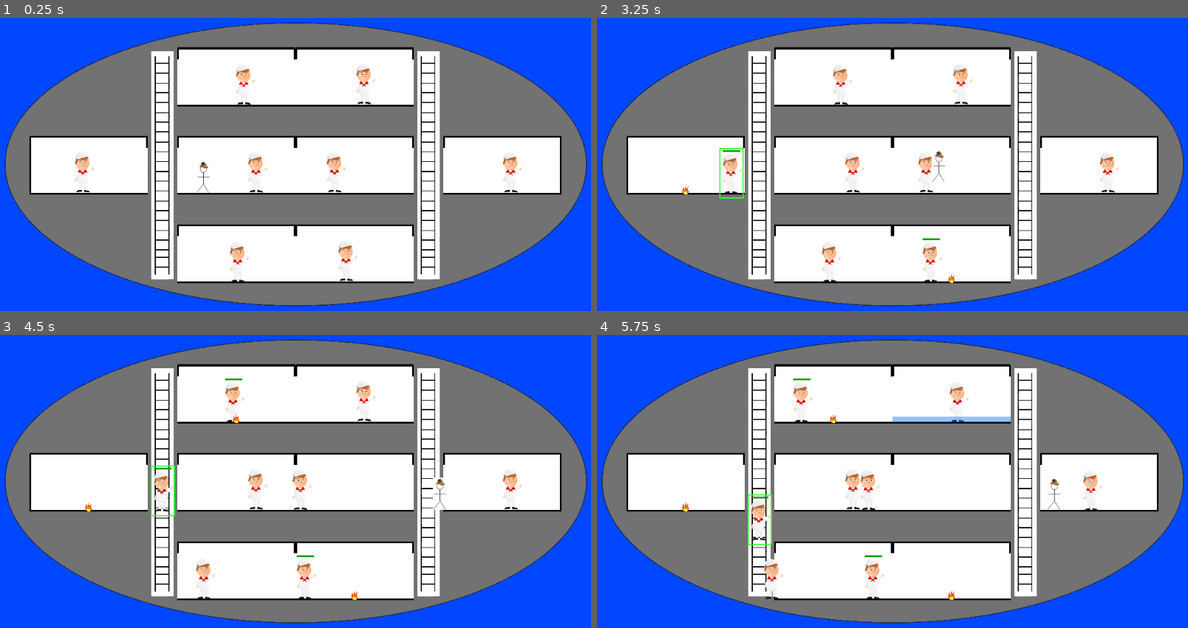
Above: before the commit, frames 1-4 (two rows, left to right).
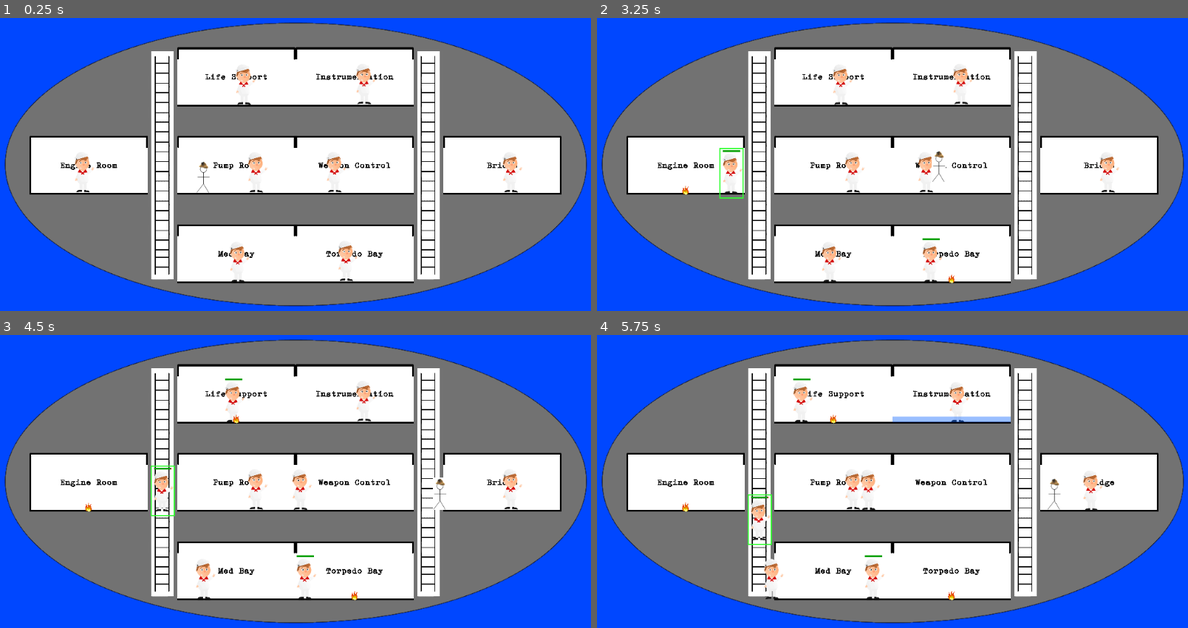
Above: after the commit, the same moments.

Repository: danielcannell/deep-clue-sea
Game: Godot game, scene res://Main.tscn
The game is run twice, just before and just after one commit, with the same random seed, the same clock (stepped at 60 frames per second) and the same inputs.
Inputs (mouse positions are in pixels of both pictures, inside the frame that each line leads up to):
- Up to frame 1 (0.25 s): no input
- Up to frame 2 (3.25 s): tap Enter at 0.5 s; move the mouse to (685, 164) at 0.52 s; hold D (move_right) 0.53-2.03 s; click (685, 164) at 0.67 s; tap Space (jump) at 0.77, 1.52, 3.02 s; move the mouse to (951, 76) at 1.27 s; click (951, 76) at 1.42 s; move the mouse to (951, 164) at 2.02 s; hold A (move_left) 2.03-2.78 s; click (951, 164) at 2.17 s; move the mouse to (951, 252) at 2.77 s; hold D (move_right) from 2.78 s (still down); click (951, 252) at 2.92 s
- Up to frame 3 (4.5 s): move the mouse to (236, 393) at 3.52 s; click (236, 393) at 3.67 s; tap Space (jump) at 3.77 s; move the mouse to (236, 481) at 4.27 s; release D (move_right) at 4.28 s; hold A (move_left) from 4.28 s (still down); click (236, 481) at 4.42 s
- Up to frame 4 (5.75 s): tap Space (jump) at 4.52 s; move the mouse to (833, 569) at 5.02 s; release A (move_left) at 5.03 s; hold D (move_right) from 5.03 s (still down); click (833, 569) at 5.17 s

The runs differ from the first frame. In frame 1, 0.7% of the frame differs, in the area x 10-88%, y 18-82%; in frame 2, 0.7%; in frame 3, 0.8%; in frame 4, 0.8%.

Commit message:
Add a name label to each room

Diff:
--- a/External Resources/Fonts/GNUTypewriter48pt.tres
+++ b/External Resources/Fonts/GNUTypewriter48pt.tres
@@ -4,7 +4,7 @@
 
 [resource]
 
-size = 48
+size = 72
 use_mipmaps = false
 use_filter = false
 font_data = ExtResource( 1 )
--- a/Globals.gd
+++ b/Globals.gd
@@ -19,6 +19,17 @@
     LowerRightLadder,
 }
 
+const ROOM_NAMES = [
+    "Engine Room",
+    "Instrumentation",
+    "Weapon Control",
+    "Torpedo Bay",
+    "Life Support",
+    "Pump Room",
+    "Med Bay",
+    "Bridge",
+]
+
 const ROOMS_LIST = [
     Rooms.EngineRoom,
     Rooms.Instrumentation,
--- a/room/Room.gd
+++ b/room/Room.gd
@@ -8,7 +8,6 @@
 
 var m_fire = 0.0
 var m_flooding = 0.0
-var m_id = null
 
 signal clicked(room)
 
@@ -36,11 +35,8 @@
         if event.button_index == BUTTON_RIGHT and event.pressed:
             emit_signal("clicked", self)
 
-func id():
-    return m_id
-
-func set_id(id):
-    m_id = id
+func set_name(name):
+    get_node("RoomName").set_text(name)
 
 func start_fire():
     if m_fire <= 0.0 and m_flooding <= 0.0:
--- a/room/Room.tscn
+++ b/room/Room.tscn
@@ -1,7 +1,8 @@
-[gd_scene load_steps=4 format=2]
+[gd_scene load_steps=5 format=2]
 
 [ext_resource path="res://room/Room.gd" type="Script" id=1]
 [ext_resource path="res://submarine/fire.png" type="Texture" id=2]
+[ext_resource path="res://External Resources/Fonts/GNUTypewriter48pt.tres" type="DynamicFont" id=3]
 
 [sub_resource type="RectangleShape2D" id=1]
 
@@ -62,3 +63,29 @@
 size_flags_vertical = 1
 color = Color( 0, 0.367188, 1, 0.392274 )
 _sections_unfolded = [ "Anchor", "Mouse", "Rect" ]
+
+[node name="RoomName" type="Label" parent="." index="3"]
+
+anchor_left = 0.0
+anchor_top = 0.0
+anchor_right = 0.0
+anchor_bottom = 0.0
+margin_left = -512.0
+margin_top = -256.0
+margin_right = 512.0
+margin_bottom = 256.0
+rect_pivot_offset = Vector2( 0, 0 )
+rect_clip_content = false
+mouse_filter = 2
+mouse_default_cursor_shape = 0
+size_flags_horizontal = 1
+size_flags_vertical = 4
+custom_fonts/font = ExtResource( 3 )
+custom_colors/font_color = Color( 0, 0, 0, 1 )
+text = "Room Name"
+align = 1
+valign = 1
+percent_visible = 1.0
+lines_skipped = 0
+max_lines_visible = -1
+_sections_unfolded = [ "custom_colors", "custom_fonts" ]
--- a/submarine/CrewmenController.gd
+++ b/submarine/CrewmenController.gd
@@ -19,10 +19,10 @@
 #    pass
 
 func crewman_clicked(c):
-    c.select()
     if selected_crewman:
         selected_crewman.deselect()
     selected_crewman = c
+    selected_crewman.select()
 
 func command_to_room(room):
     if selected_crewman:
--- a/submarine/Submarine.gd
+++ b/submarine/Submarine.gd
@@ -11,14 +11,8 @@
     pass
 
 func _ready():
-    room(Globals.Rooms.EngineRoom).set_id(Globals.Rooms.EngineRoom)
-    room(Globals.Rooms.Instrumentation).set_id(Globals.Rooms.Instrumentation)
-    room(Globals.Rooms.WeaponControl).set_id(Globals.Rooms.WeaponControl)
-    room(Globals.Rooms.TorpedoBay).set_id(Globals.Rooms.TorpedoBay)
-    room(Globals.Rooms.LifeSupport).set_id(Globals.Rooms.LifeSupport)
-    room(Globals.Rooms.PumpRoom).set_id(Globals.Rooms.PumpRoom)
-    room(Globals.Rooms.MedBay).set_id(Globals.Rooms.MedBay)
-    room(Globals.Rooms.Bridge).set_id(Globals.Rooms.Bridge)
+    for rm in Globals.ROOMS_LIST:
+        room(rm).set_name(Globals.ROOM_NAMES[rm])
 
     var controller = get_node("CrewmenController")
     for rm in Globals.ROOMS_LIST:
